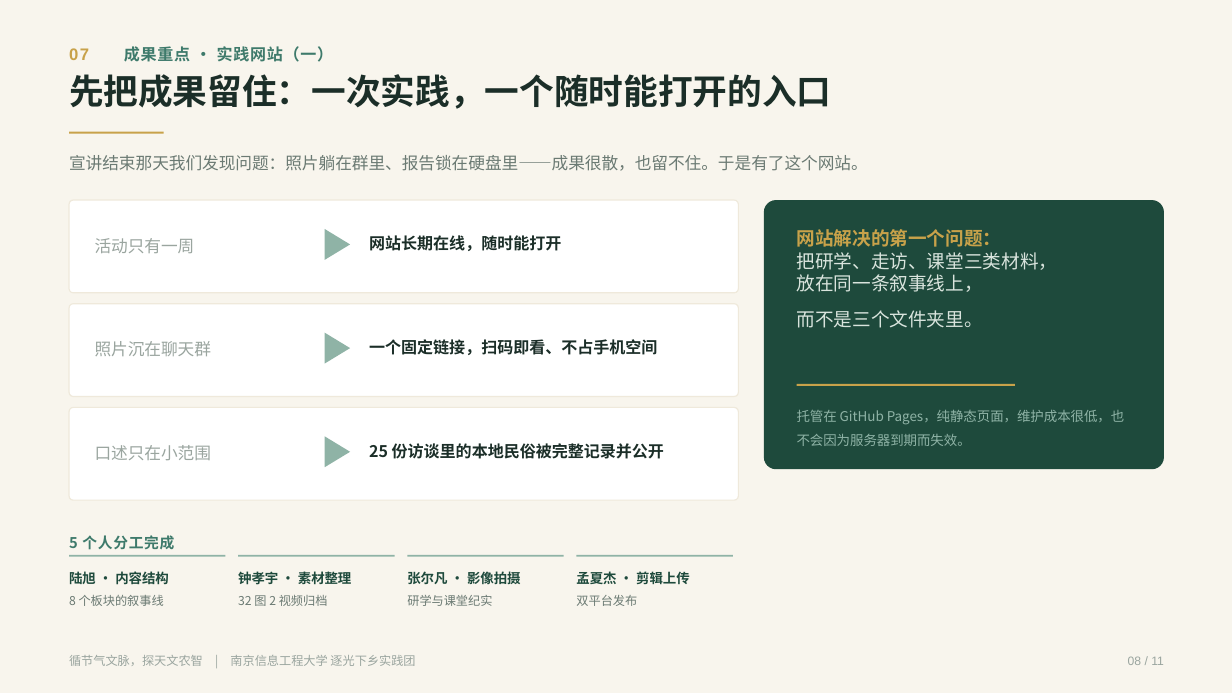
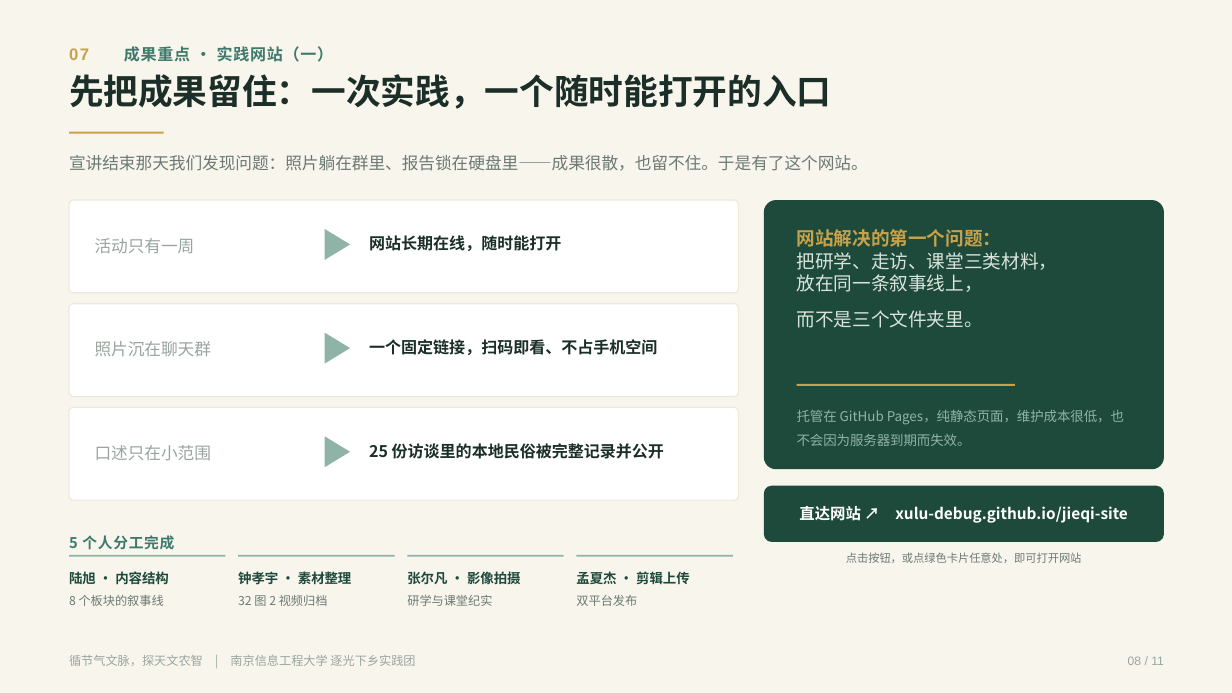
Before and after one commit to Xulu-Debug/jieqi-site, a slide deck: slide 8 of docs/答辩/答辩PPT-5分钟.pptx. Drawn at 1232x693 pixels with LibreOffice and Linux fonts; fonts in the diff are those of the drawing. Boxes give left, top, right and bottom in pixels: in the first picture for what was removed or moved away, otherwise in the second. Text is boxed around its words. In the diff, an @@ line names an element or a change of style, - is before the commit and + after.

Commit message:
docs: 更新答辩 PPT 为面向老师汇报版本（做了什么/做出了什么/带来了什么/反响）

```diff
--- a/docs/答辩/答辩PPT-5分钟.pptx
+++ b/docs/答辩/答辩PPT-5分钟.pptx
@@ rounded rectangle added at [764, 486, 1165, 543], fill #1E4A3C, 12 pt, text #FFFFFF, bold @@
+直达网站 ↗ xulu-debug.github.io/jieqi-site
@@ text added at [846, 552, 1082, 563], 8.8 pt, text #6B7A73 @@
+点击按钮，或点绿色卡片任意处，即可打开网站
```
